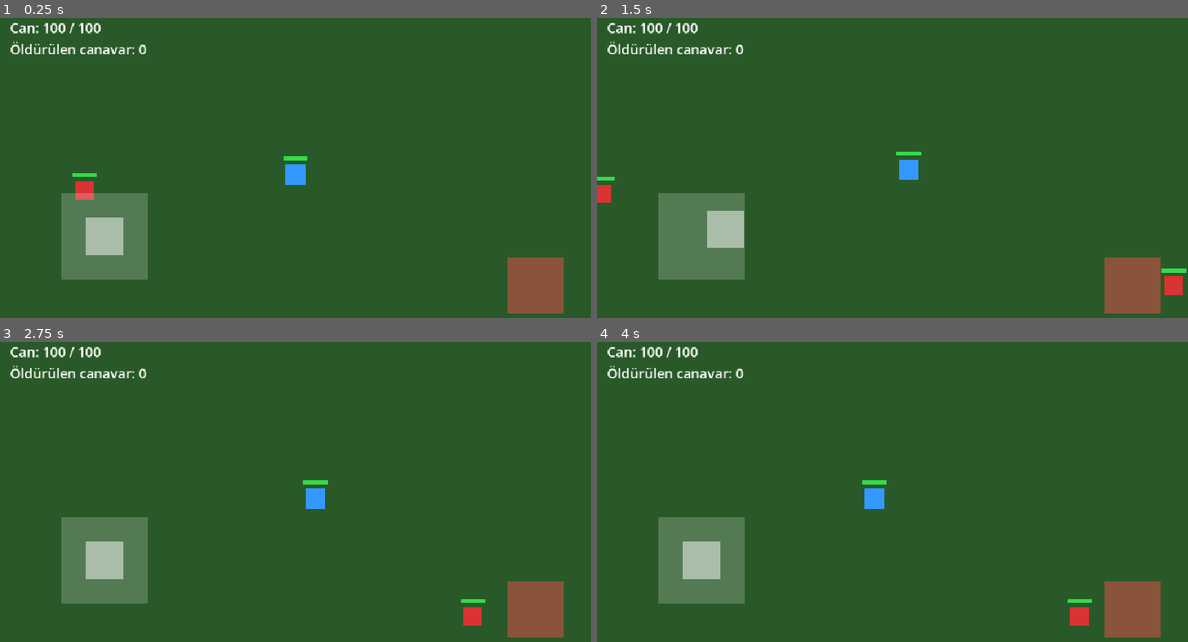
Above: before the commit, frames 1-4 (two rows, left to right).
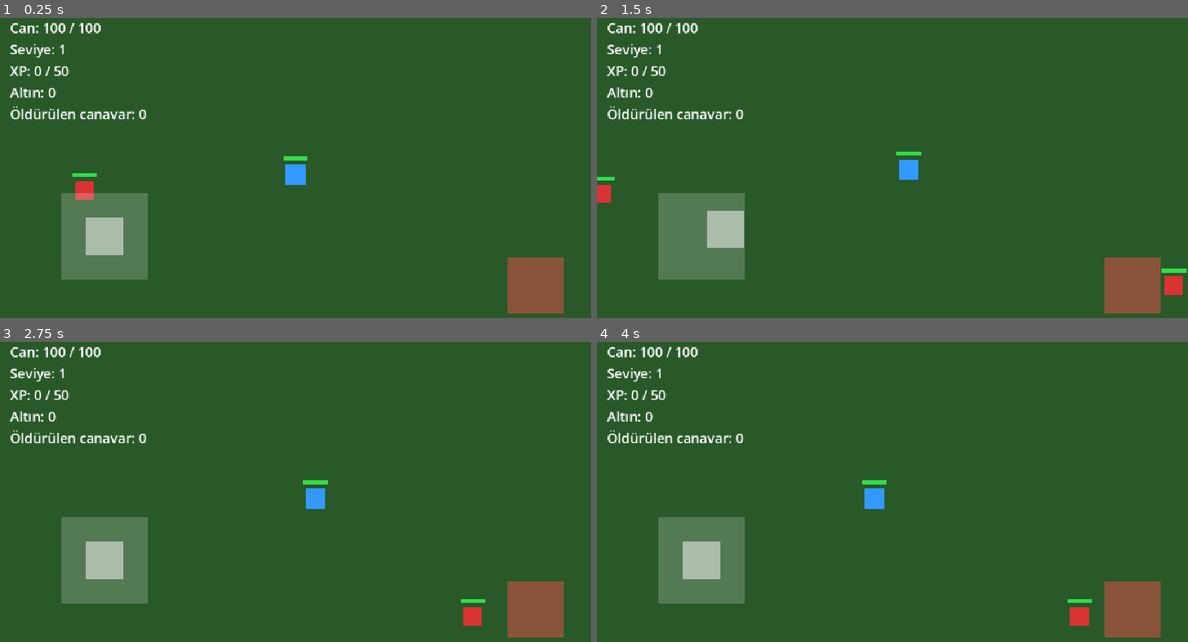
Above: after the commit, the same moments.

Repository: batv45/knight-lite
Game: Godot game, scene res://scenes/World.tscn
Same seed, same stepped clock (60 frames per second), same inputs: the game is played once before the commit and once after it.
Inputs (mouse positions are in pixels of both pictures, inside the frame that each line leads up to):
- Up to frame 1 (0.25 s): no input
- Up to frame 2 (1.5 s): tap Enter (ui_accept) at 0.5, 0.77 s; move the mouse to (1022, 159) at 0.52 s; hold Right (ui_right) 0.53-1.25 s; click (1022, 159) at 0.67 s; drag from (774, 192) to (862, 240) at 1.27 s
- Up to frame 3 (2.75 s): move the mouse to (354, 426) at 2.02 s; hold Right (ui_right) from 2.03 s (still down); click (354, 426) at 2.17 s
- Up to frame 4 (4 s): release Right (ui_right) at 2.75 s; drag from (862, 564) to (715, 450) at 2.77 s; move the mouse to (1069, 549) at 3.52 s; hold Left (ui_left) from 3.53 s (still down); click (1069, 549) at 3.67 s; tap Enter (ui_accept) at 3.77 s

The runs differ from the first frame. In frame 1, 1.1% of the frame differs, in the area x 1-25%, y 7-34%; in frame 2, 1.1%; in frame 3, 1.1%; in frame 4, 1.1%.

Commit message:
Faz 3: leveling + loot (XP, level atlama, stat artışı, altın drop)
Co-Authored-By: Claude Sonnet 5 <noreply@anthropic.com>

Diff:
--- /dev/null
+++ b/scenes/Pickup.tscn
@@ -0,0 +1,6 @@
+[gd_scene load_steps=2 format=3]
+
+[ext_resource type="Script" path="res://scripts/pickup.gd" id="1"]
+
+[node name="Pickup" type="Area2D"]
+script = ExtResource("1")
--- a/scripts/hud.gd
+++ b/scripts/hud.gd
@@ -1,9 +1,12 @@
 extends CanvasLayer
-## Faz 2 basit HUD: can göstergesi + öldürülen canavar sayacı.
-## Faz 3'te XP/level çubuğu buraya eklenecek.
+## Faz 3 HUD: can, seviye/XP, altın, öldürülen canavar sayacı + level-up bildirimi.
 
 var _hp_label: Label
+var _level_label: Label
+var _xp_label: Label
+var _gold_label: Label
 var _kill_label: Label
+var _level_up_label: Label
 var _kills := 0
 
 func _ready() -> void:
@@ -16,18 +19,44 @@
 	var box := VBoxContainer.new()
 	margin.add_child(box)
 
-	_hp_label = Label.new()
-	_hp_label.add_theme_font_size_override("font_size", 22)
-	box.add_child(_hp_label)
+	_hp_label = _make_label(box)
+	_level_label = _make_label(box)
+	_xp_label = _make_label(box)
+	_gold_label = _make_label(box)
+	_kill_label = _make_label(box)
+	_kill_label.text = "Öldürülen canavar: 0"
 
-	_kill_label = Label.new()
-	_kill_label.add_theme_font_size_override("font_size", 22)
-	_kill_label.text = "Öldürülen canavar: 0"
-	box.add_child(_kill_label)
+	_level_up_label = Label.new()
+	_level_up_label.add_theme_font_size_override("font_size", 36)
+	_level_up_label.add_theme_color_override("font_color", Color(1, 0.9, 0.3))
+	_level_up_label.set_anchors_preset(Control.PRESET_CENTER_TOP)
+	_level_up_label.position = Vector2(-100, 60)
+	_level_up_label.modulate.a = 0.0
+	add_child(_level_up_label)
+
+func _make_label(parent: VBoxContainer) -> Label:
+	var label := Label.new()
+	label.add_theme_font_size_override("font_size", 22)
+	parent.add_child(label)
+	return label
 
 func set_player_hp(current: int, max_hp: int) -> void:
 	_hp_label.text = "Can: %d / %d" % [current, max_hp]
 
+func set_xp(current: int, needed: int, level: int) -> void:
+	_level_label.text = "Seviye: %d" % level
+	_xp_label.text = "XP: %d / %d" % [current, needed]
+
+func set_gold(amount: int) -> void:
+	_gold_label.text = "Altın: %d" % amount
+
 func add_kill(_xp_reward: int) -> void:
 	_kills += 1
 	_kill_label.text = "Öldürülen canavar: %d" % _kills
+
+func announce_level_up(new_level: int) -> void:
+	_level_up_label.text = "Seviye %d!" % new_level
+	var tw := create_tween()
+	tw.tween_property(_level_up_label, "modulate:a", 1.0, 0.2)
+	tw.tween_interval(0.8)
+	tw.tween_property(_level_up_label, "modulate:a", 0.0, 0.6)
--- /dev/null
+++ b/scripts/pickup.gd
@@ -0,0 +1,31 @@
+extends Area2D
+## Canavar öldüğünde dünyaya düşen basit altın drop'u. Oyuncu üzerinden geçince
+## toplanır. Placeholder: sarı kare. İleride farklı item tipleri (iksir, ekipman)
+## aynı düzende (ayrı script/scene) eklenebilir.
+
+const SIZE := 16.0
+const GOLD_MIN := 5
+const GOLD_MAX := 15
+
+func _ready() -> void:
+	add_to_group("pickups")
+
+	var visual := ColorRect.new()
+	visual.color = Color(0.95, 0.85, 0.2)
+	visual.size = Vector2(SIZE, SIZE)
+	visual.position = -visual.size / 2.0
+	visual.mouse_filter = Control.MOUSE_FILTER_IGNORE
+	add_child(visual)
+
+	var shape := CollisionShape2D.new()
+	var circle := CircleShape2D.new()
+	circle.radius = SIZE
+	shape.shape = circle
+	add_child(shape)
+
+	body_entered.connect(_on_body_entered)
+
+func _on_body_entered(body: Node2D) -> void:
+	if body.is_in_group("player") and body.has_method("gain_gold"):
+		body.gain_gold(randi_range(GOLD_MIN, GOLD_MAX))
+		queue_free()
--- a/scripts/player.gd
+++ b/scripts/player.gd
@@ -1,19 +1,31 @@
 extends CharacterBody2D
-## Faz 2: hareket + savaş. Görsel şimdilik düz renkli kare (placeholder) —
+## Faz 3: hareket + savaş + leveling. Görsel şimdilik düz renkli kare (placeholder) —
 ## asset paketi seçilince bu kısım gerçek sprite/AnimatedSprite2D ile değişecek.
 
 signal died
 signal health_changed(current: int, max_hp: int)
+signal xp_changed(current: int, needed: int, level: int)
+signal leveled_up(new_level: int)
+signal gold_changed(amount: int)
 
 const SPEED := 180.0
 const BODY_SIZE := 32.0
-const MAX_HP := 100
-const ATTACK_DAMAGE := 20
+const BASE_MAX_HP := 100
+const BASE_ATTACK_DAMAGE := 20
+const HP_PER_LEVEL := 20
+const ATTACK_PER_LEVEL := 5
 const ATTACK_RANGE := 46.0
 const ATTACK_COOLDOWN := 0.4
 const RESPAWN_DELAY := 1.5
 
-var hp := MAX_HP
+var hp := BASE_MAX_HP
+var max_hp := BASE_MAX_HP
+var attack_damage := BASE_ATTACK_DAMAGE
+var level := 1
+var xp := 0
+var xp_to_next := _xp_for_level(1)
+var gold := 0
+
 var facing := Vector2.DOWN
 var can_attack := true
 var is_dead := false
@@ -70,7 +82,7 @@
 			continue
 		var to_enemy: Vector2 = enemy.global_position - global_position
 		if to_enemy.length() <= ATTACK_RANGE and to_enemy.normalized().dot(facing) > 0.3:
-			enemy.take_damage(ATTACK_DAMAGE)
+			enemy.take_damage(attack_damage)
 	await get_tree().create_timer(ATTACK_COOLDOWN).timeout
 	can_attack = true
 
@@ -83,8 +95,8 @@
 	if is_dead:
 		return
 	hp = max(hp - amount, 0)
-	health_changed.emit(hp, MAX_HP)
-	_health_bar.update_ratio(float(hp) / float(MAX_HP))
+	health_changed.emit(hp, max_hp)
+	_health_bar.update_ratio(float(hp) / float(max_hp))
 	_flash_hit()
 	if hp <= 0:
 		_die()
@@ -103,10 +115,44 @@
 	_respawn()
 
 func _respawn() -> void:
-	hp = MAX_HP
-	health_changed.emit(hp, MAX_HP)
+	hp = max_hp
+	health_changed.emit(hp, max_hp)
 	_health_bar.update_ratio(1.0)
 	global_position = spawn_point
 	is_dead = false
 	visible = true
 	_collision_shape.disabled = false
+
+## --- Leveling & loot -------------------------------------------------------
+
+func _xp_for_level(lvl: int) -> int:
+	return 30 + lvl * 20 # basit doğrusal eğri, ileride dengelenebilir
+
+func gain_xp(amount: int) -> void:
+	if is_dead:
+		return
+	xp += amount
+	while xp >= xp_to_next:
+		xp -= xp_to_next
+		_level_up()
+	xp_changed.emit(xp, xp_to_next, level)
+
+func _level_up() -> void:
+	level += 1
+	max_hp += HP_PER_LEVEL
+	attack_damage += ATTACK_PER_LEVEL
+	hp = max_hp
+	xp_to_next = _xp_for_level(level)
+	health_changed.emit(hp, max_hp)
+	_health_bar.update_ratio(1.0)
+	leveled_up.emit(level)
+	_play_level_up_flash()
+
+func _play_level_up_flash() -> void:
+	var tw := create_tween()
+	tw.tween_property(_visual, "modulate", Color(1, 0.95, 0.4), 0.15)
+	tw.tween_property(_visual, "modulate", Color.WHITE, 0.35)
+
+func gain_gold(amount: int) -> void:
+	gold += amount
+	gold_changed.emit(gold)
--- a/scripts/world.gd
+++ b/scripts/world.gd
@@ -1,7 +1,7 @@
 extends Node2D
-## Faz 2 test dünyası: zemin + oyuncu + kamera + touch kontrol + HUD + canavarlar.
-## Canavar öldüğünde bir süre sonra dünyada rastgele bir yerde yenisi doğar,
-## böylece "öldür-tekrar öldür" döngüsü (Faz 3'te XP/level ile beslenecek) test edilebiliyor.
+## Faz 3 test dünyası: zemin + oyuncu + kamera + touch kontrol + HUD + canavarlar + loot.
+## Canavar öldüğünde: oyuncuya XP verilir, dünyaya bir altın drop'u düşer, birkaç
+## saniye sonra rastgele bir yerde yeni canavar doğar (öldür-kas-tekrar döngüsü).
 
 const WORLD_SIZE := Vector2(2400, 1350)
 const ENEMY_COUNT := 3
@@ -9,22 +9,28 @@
 const ENEMY_SPAWN_MARGIN := 200.0
 
 var _hud: CanvasLayer
+var _player: CharacterBody2D
 
 func _ready() -> void:
 	_build_ground()
-	var player := _spawn_player()
-	_attach_camera(player)
+	_player = _spawn_player()
+	_attach_camera(_player)
 	_add_touch_controls()
 
 	_hud = load("res://scenes/HUD.tscn").instantiate()
 	add_child(_hud)
-	player.health_changed.connect(_hud.set_player_hp)
-	_hud.set_player_hp(player.hp, player.MAX_HP)
+	_player.health_changed.connect(_hud.set_player_hp)
+	_player.xp_changed.connect(_hud.set_xp)
+	_player.gold_changed.connect(_hud.set_gold)
+	_player.leveled_up.connect(_hud.announce_level_up)
+	_hud.set_player_hp(_player.hp, _player.max_hp)
+	_hud.set_xp(_player.xp, _player.xp_to_next, _player.level)
+	_hud.set_gold(_player.gold)
 
 	for i in ENEMY_COUNT:
 		_spawn_enemy_at(_random_enemy_position())
 
-	_maybe_take_dev_screenshot(player)
+	_maybe_take_dev_screenshot()
 
 func _build_ground() -> void:
 	var ground := ColorRect.new()
@@ -66,22 +72,30 @@
 	add_child(enemy)
 	enemy.died.connect(func(xp_reward: int) -> void:
 		_hud.add_kill(xp_reward)
+		if is_instance_valid(_player):
+			_player.gain_xp(xp_reward)
+		_spawn_pickup(enemy.global_position)
 		await get_tree().create_timer(ENEMY_RESPAWN_DELAY).timeout
 		_spawn_enemy_at(_random_enemy_position())
 	)
 	return enemy
 
+func _spawn_pickup(pos: Vector2) -> void:
+	var pickup: Area2D = load("res://scenes/Pickup.tscn").instantiate()
+	pickup.position = pos
+	add_child(pickup)
+
 ## Ekranı olmayan (headless/server) ortamda görsel doğrulama için: proje
 ## `-- --screenshot` argümanıyla çalıştırılırsa oyuncunun hemen yanına garanti
-## menzilde bir test canavarı koyup öldürür (hasar/HP/ölüm/respawn zincirini
-## uçtan uca doğrulamak için), sonra res://screenshot.png'ye kaydedip çıkar.
-## Oyun mantığının bir parçası değil, sadece geliştirici aracı.
-func _maybe_take_dev_screenshot(player: CharacterBody2D) -> void:
+## menzilde bir test canavarı koyup öldürür, üzerine düşen altını toplar, sonra
+## res://screenshot.png'ye kaydedip çıkar. Oyun mantığının bir parçası değil,
+## sadece geliştirici aracı.
+func _maybe_take_dev_screenshot() -> void:
 	if "--screenshot" not in OS.get_cmdline_user_args():
 		return
 	await get_tree().create_timer(0.2).timeout
 
-	var dummy := _spawn_enemy_at(player.global_position + Vector2(40, 0))
+	var dummy := _spawn_enemy_at(_player.global_position + Vector2(40, 0))
 
 	InputBridge.set_move_vector(Vector2.RIGHT)
 	await get_tree().create_timer(0.15).timeout
@@ -93,6 +107,14 @@
 
 	print("Test canavarı hâlâ hayatta mı: ", is_instance_valid(dummy))
 
+	# Ölünce düşen altını toplamak için üzerine doğru birazcık daha yürü.
+	InputBridge.set_move_vector(Vector2.RIGHT)
+	await get_tree().create_timer(0.4).timeout
+	InputBridge.set_move_vector(Vector2.ZERO)
+	await get_tree().create_timer(0.3).timeout
+
+	print("Oyuncu XP/level/altın: ", _player.xp, "/", _player.xp_to_next, " lvl=", _player.level, " gold=", _player.gold)
+
 	var img := get_viewport().get_texture().get_image()
 	img.save_png("res://screenshot.png")
 	print("Screenshot kaydedildi: screenshot.png")
Not shown, added: scripts/pickup.gd.uid
Not shown, changed: README.md
Not shown, changed: releases/archive_phase1-debug.apk
Not shown, changed: releases/knight-lite-phase2-debug.apk
